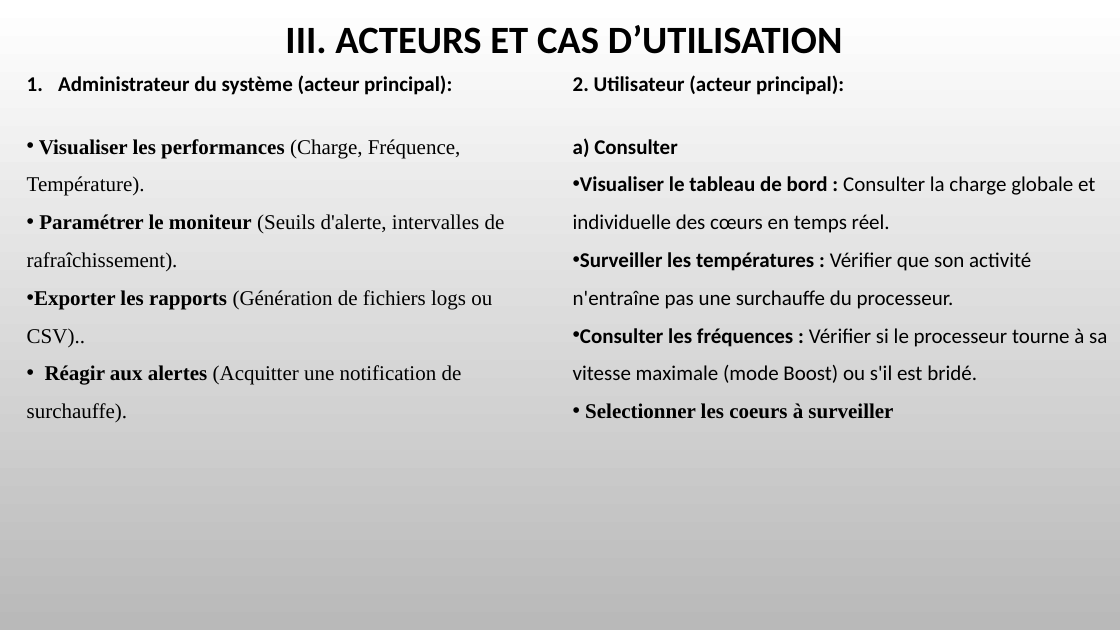
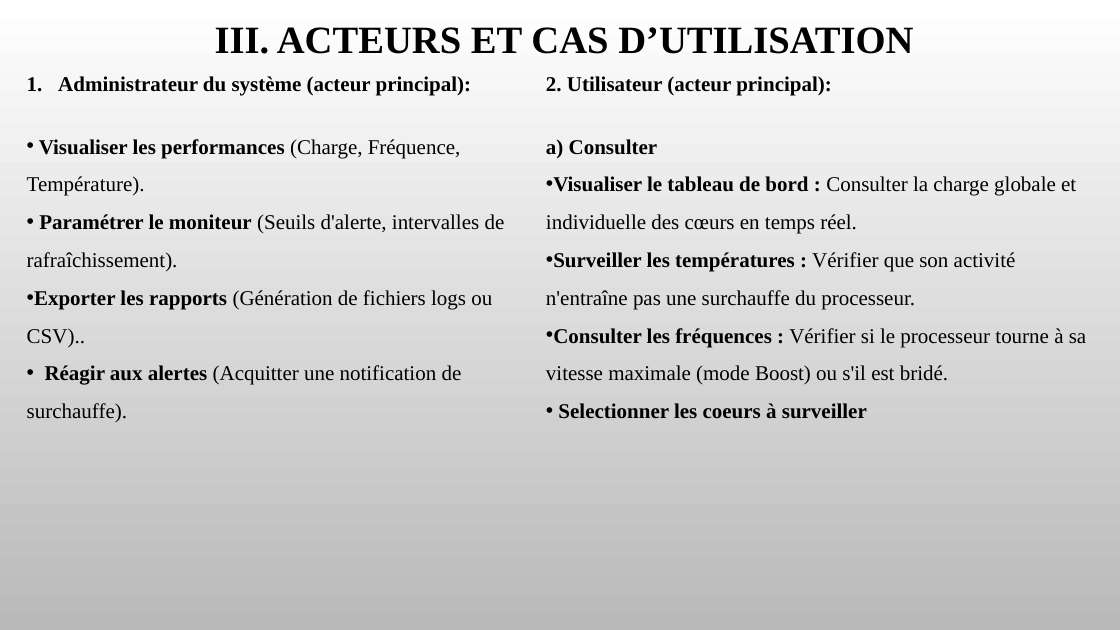
Before and after one commit to OpenSecureFoundation/Linux-Multicore-Monitor, a slide deck: slide 10 of Dossier d'analyse 2.pptx. Drawn at 1120x630 pixels with LibreOffice and Linux fonts; fonts in the diff are those of the drawing; background and template pictures are left out. Boxes give left, top, right and bottom in pixels: in the first picture for what was removed or moved away, otherwise in the second. Text is boxed around its words. In the diff, an @@ line names an element or a change of style, - is before the commit and + after.

```diff
--- a/Dossier d'analyse 2.pptx
+++ b/Dossier d'analyse 2.pptx
@@ text "III. ACTEURS ET CAS D’UTILISATION" at <box>215,27,913,54</box>: font Calibri to Times New Roman @@
@@ text at <box>58,76,472,95</box>: font Calibri to Times New Roman in "Administrateur du système (acteur principal):" @@
@@ text "2. Utilisateur (acteur principal):": place and size @@
-text "2. Utilisateur (acteur principal):" at <box>573,75,1107,419</box>
+text "2. Utilisateur (acteur principal):" at <box>546,76,1086,419</box>
@@ text at <box>546,76,1086,384</box>: font Calibri to Times New Roman @@
```
Also in this commit, not shown: 15 other slides changed, 2 other files.
